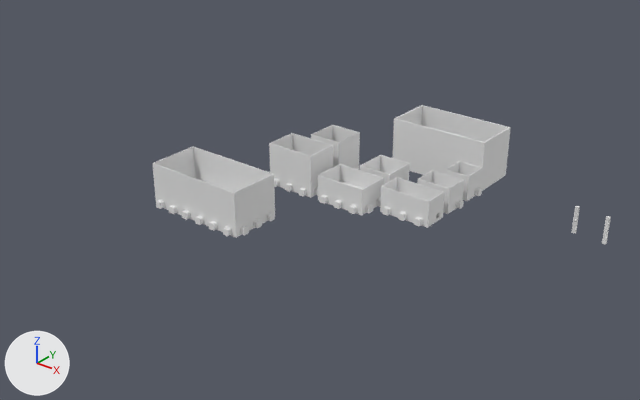
A saved change to the Blender file blender/utils/container.blend.
One viewpoint serves both versions: a 50 mm lens placed at (484.0, -818.0, 428.0), pointed at (-26.0, -182.0, 33.0). Arrows for +X, +Y and +Z are at lower left; the lights stay in place.

In view in the first picture: '12x6x6', '3x3x3', '4x3x3', '4x4x3', '4x4x5', '4x6x3', '4x6x5', '6x12x5.001', '6x3x3'.
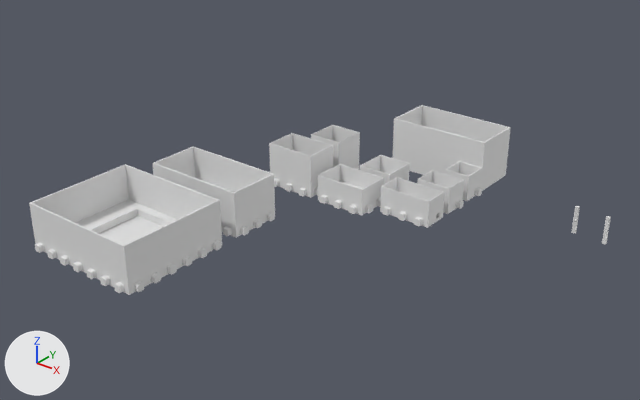
The change, as a diff of the scene's bpy script:
```diff
--- a/blender/utils/container.blend.py
+++ b/blender/utils/container.blend.py
@@ ob_clip_holder_negative_applied_trimmed_027 @@
+ob_clip_holder_negative_applied_trimmed_027 = bpy.data.objects.new('clip_holder_negative_applied_trimmed.027', me_cube_044.copy())  # the mesh of ob_clip_holder_negative_applied_trimmed_024; modifiers ARRAY, MIRROR
+ob_clip_holder_negative_applied_trimmed_027.parent = ob_12x14x5
+ob_clip_holder_negative_applied_trimmed_027.location = (-215.0, -280.0, 5.0)
+ob_clip_holder_negative_applied_trimmed_027.rotation_euler = (0.0, 0.0, 3.142)  # degrees (0, 0, 180)
@@ ob_12x14x5 @@
+ob_12x14x5 = bpy.data.objects.new('12x14x5', me_cube_045)  # 24 vertices, 22 faces; spans x -60.0..60.0, y -70.0..70.0, z -20.1..29.9; modifiers BOOLEAN, BOOLEAN, BOOLEAN, BOOLEAN
+ob_12x14x5.location = (-150.0, -330.0, 20.1)
+ob_12x14x5.rotation_euler = (0.0, 0.0, 1.571)  # degrees (0, 0, 90)
@@ ob_clip_holder_negative_applied_trimmed_025 @@
+ob_clip_holder_negative_applied_trimmed_025 = bpy.data.objects.new('clip_holder_negative_applied_trimmed.025', me_cube_044.copy())  # the mesh of ob_clip_holder_negative_applied_trimmed_024; modifiers ARRAY, MIRROR
+ob_clip_holder_negative_applied_trimmed_025.parent = ob_12x14x5
+ob_clip_holder_negative_applied_trimmed_025.location = (-210.0, -275.0, 5.0)
+ob_clip_holder_negative_applied_trimmed_025.rotation_euler = (0.0, 0.0, 1.571)  # degrees (0, 0, 90)
@@ ob_clip_holder_negative_applied_trimmed_026 @@
+ob_clip_holder_negative_applied_trimmed_026 = bpy.data.objects.new('clip_holder_negative_applied_trimmed.026', me_cube_043.copy())  # the mesh of ob_clip_holder_negative_applied_trimmed_023; modifiers ARRAY, ARRAY
+ob_clip_holder_negative_applied_trimmed_026.parent = ob_12x14x5
+ob_clip_holder_negative_applied_trimmed_026.location = (-200.0, -280.0, 5.0)
+ob_clip_holder_negative_applied_trimmed_026.rotation_euler = (0.0, 0.0, 1.571)  # degrees (0, 0, 90)
@@ ob_ramp_009 @@
+ob_ramp_009 = bpy.data.objects.new('ramp.009', me_cube_041.copy())  # the mesh of ob_ramp_008
+ob_ramp_009.parent = ob_12x14x5
+ob_ramp_009.location = (-209.3, -379.3, 11.0)
```

Location of each change, [x1, y1, x2, y2] in pixels of the pictures (640 x 400 px):
'12x14x5', added: after [29, 164, 222, 295]
'clip_holder_negative_applied_trimmed.025', added: after [35, 243, 125, 293]
'clip_holder_negative_applied_trimmed.027', added: after [134, 240, 221, 292]
